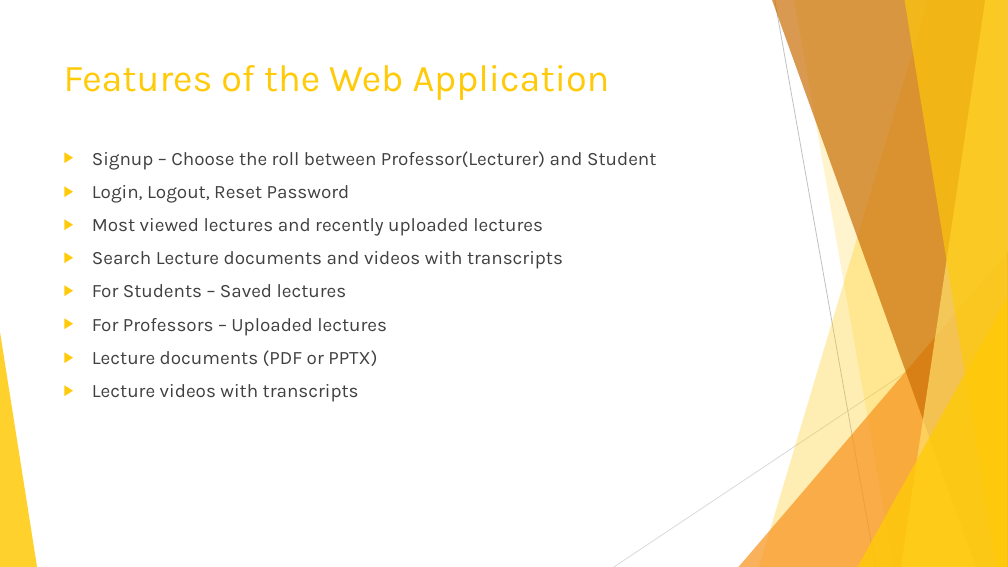
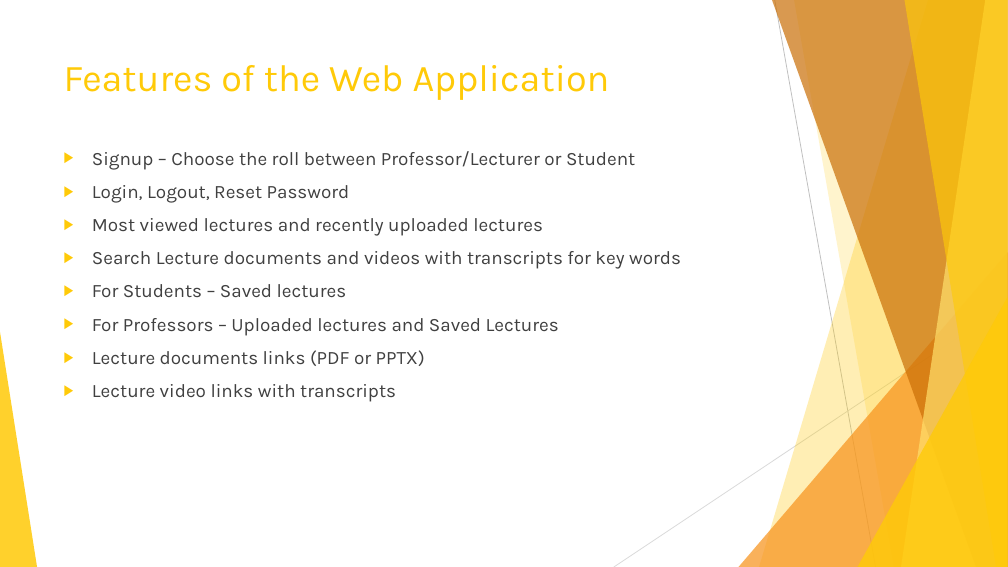
Before and after one commit to Ishitanarsiker/WAD2_GroupProject, a slide deck: slide 5 of Presentation.pptx (slide 4 before the commit). Drawn at 1008x567 pixels with LibreOffice and Linux fonts; fonts in the diff are those of the drawing. Boxes give left, top, right and bottom in pixels: in the first picture for what was removed or moved away, otherwise in the second. Text is boxed around its words. In the diff, an @@ line names an element or a change of style, - is before the commit and + after.

```diff
--- a/Presentation.pptx
+++ b/Presentation.pptx
@@ text at (92, 151, 635, 170): text changed @@
-▶ Signup – Choose the roll between Professor(Lecturer) and Student
+▶ Signup – Choose the roll between Professor/Lecturer or Student
@@ text at (92, 251, 681, 269): text changed @@
-▶ Search Lecture documents and videos with transcripts
+▶ Search Lecture documents and videos with transcripts for key words
@@ text at (92, 318, 559, 402): text changed @@
-▶ For Professors – Uploaded lectures
-▶ Lecture documents (PDF or PPTX)
-▶ Lecture videos with transcripts
+▶ For Professors – Uploaded lectures and Saved Lectures
+▶ Lecture documents links (PDF or PPTX)
+▶ Lecture video links with transcripts
```
Also in this commit, not shown: 3 other slides changed, 1 slide added.
